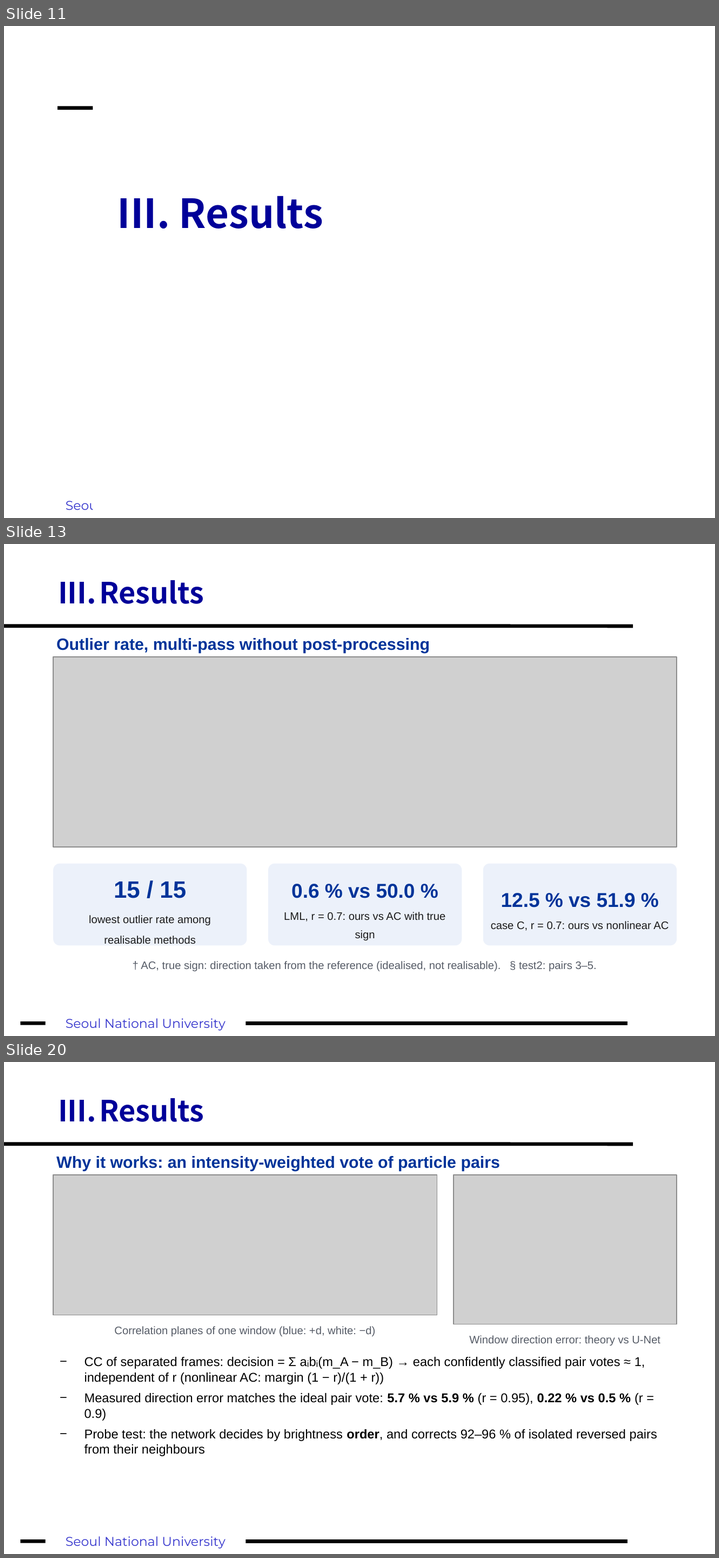
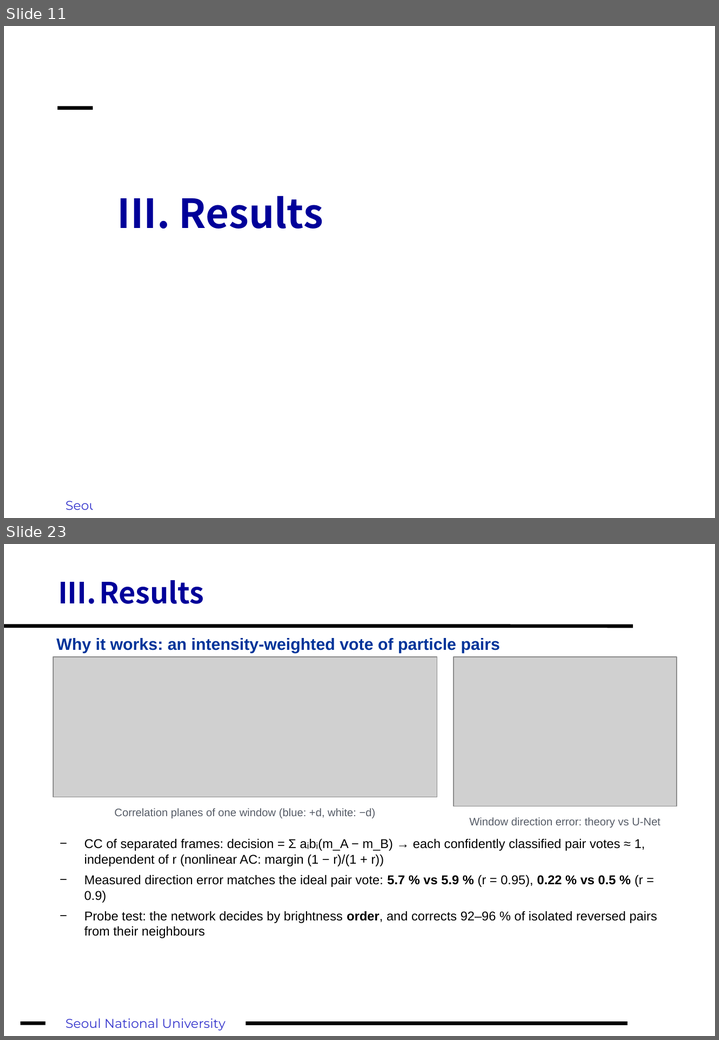
Before and after one commit to fosherrat/piv_termproject, a slide deck: presentation/PIV_term_project.pptx. Shown one above the other, each under a label of ours: slides 11, 13 and 20 before the commit, slides 11 and 23 after it; the slides between them are not shown. The pictures are 719x1558 and 719x1040 pixels, drawn with LibreOffice and Linux fonts; fonts in the diff are those of the drawing; grey boxes stand for pictures; background and template pictures are left out. Boxes give left, top, right and bottom in pixels: in the first picture for what was removed or moved away, otherwise in the second. Text is boxed around its words. In the diff, an @@ line names an element or a change of style, - is before the commit and + after.

```diff
--- a/presentation/PIV_term_project.pptx
+++ b/presentation/PIV_term_project.pptx
@@ slide 13 removed at box(4, 544, 715, 1036), background #FFFFFF; not listed: 3 template elements that a slide beside it also shows @@
@@ title removed at box(58, 580, 204, 604) @@
-III. Results
@@ text removed at box(56, 638, 430, 653) @@
-Outlier rate, multi-pass without post-processing
@@ picture removed at box(53, 657, 677, 847) @@
@@ rounded rectangle removed at box(53, 864, 247, 946) @@
-15 / 15
-lowest outlier rate among
-realisable methods
@@ rounded rectangle removed at box(269, 864, 462, 946) @@
-0.6 % vs 50.0 %
-LML, r = 0.7: ours vs AC with true sign
@@ rounded rectangle removed at box(483, 864, 677, 946) @@
-12.5 % vs 51.9 %
-case C, r = 0.7: ours vs nonlinear AC
@@ text removed at box(141, 961, 596, 971) @@
-† AC, true sign: direction taken from the reference (idealised, not realisable). § test2: pairs 3–5.
@@ what was slide 20 is now slide 23 @@
```
Also in this commit, not shown: 11 slides changed, 5 slides added, 1 other slide removed, 8 other files.
